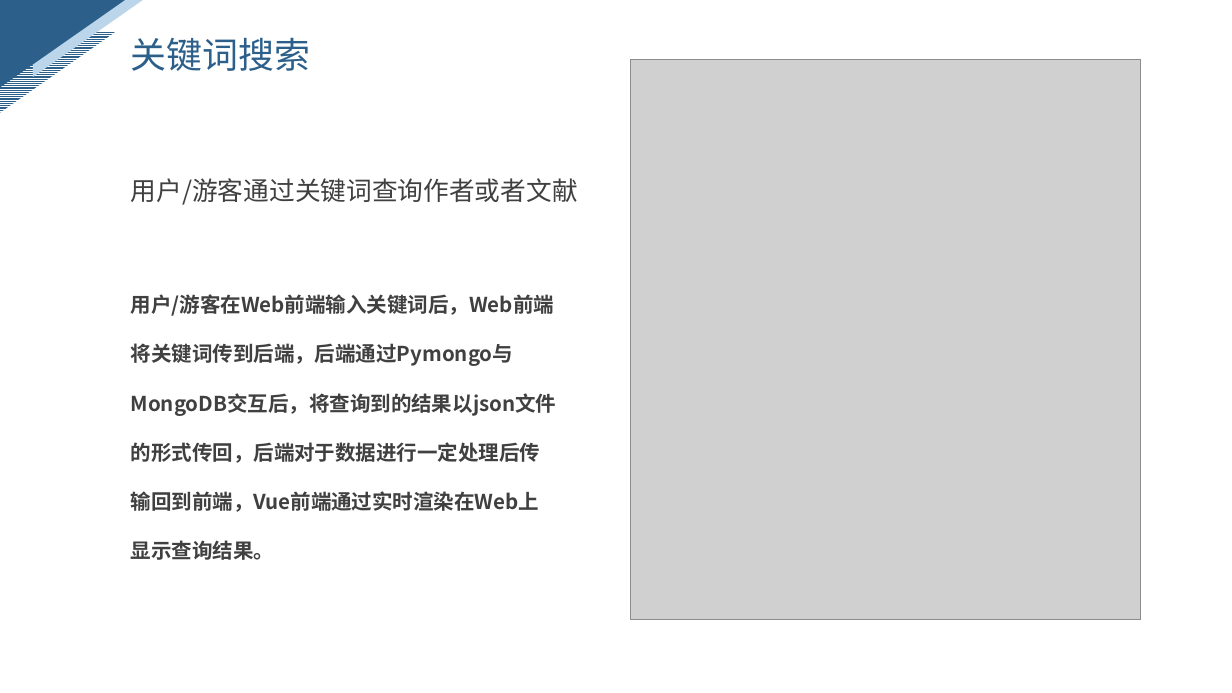
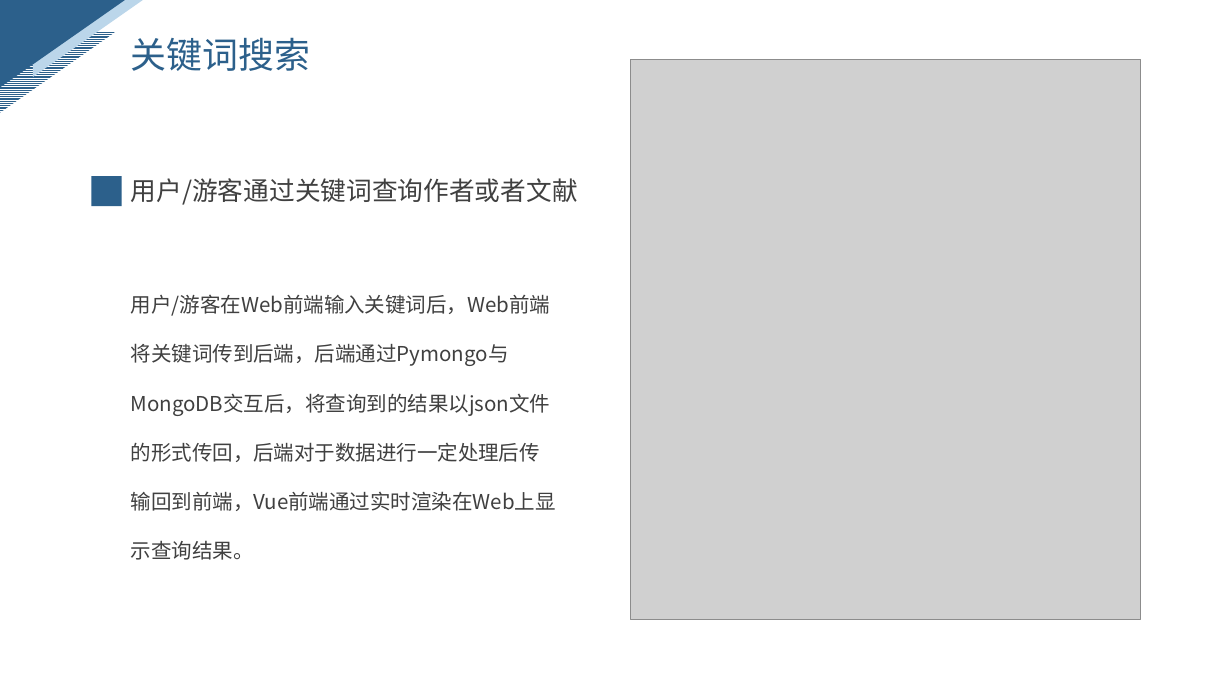
Before and after one commit to ZhangYHe/BIT-2023-ZYGC, a slide deck: slide 9 of doc/问题陈述.pptx. Drawn at 1232x693 pixels with LibreOffice and Linux fonts; fonts in the diff are those of the drawing; grey boxes stand for pictures. Boxes give left, top, right and bottom in pixels: in the first picture for what was removed or moved away, otherwise in the second. Text is boxed around its words. In the diff, an @@ line names an element or a change of style, - is before the commit and + after.

```diff
--- a/doc/问题陈述.pptx
+++ b/doc/问题陈述.pptx
@@ rectangle added at box(91, 177, 122, 207), fill #2C608B @@
@@ text "用户/游客在Web前端输入关键词后，Web前端将关键词传到后端，后端通过Pymongo与MongoDB交互后，将查询到的 ..." at box(131, 295, 556, 560): bold off @@
```
Also in this commit, not shown: 7 other slides changed, 1 other file.
